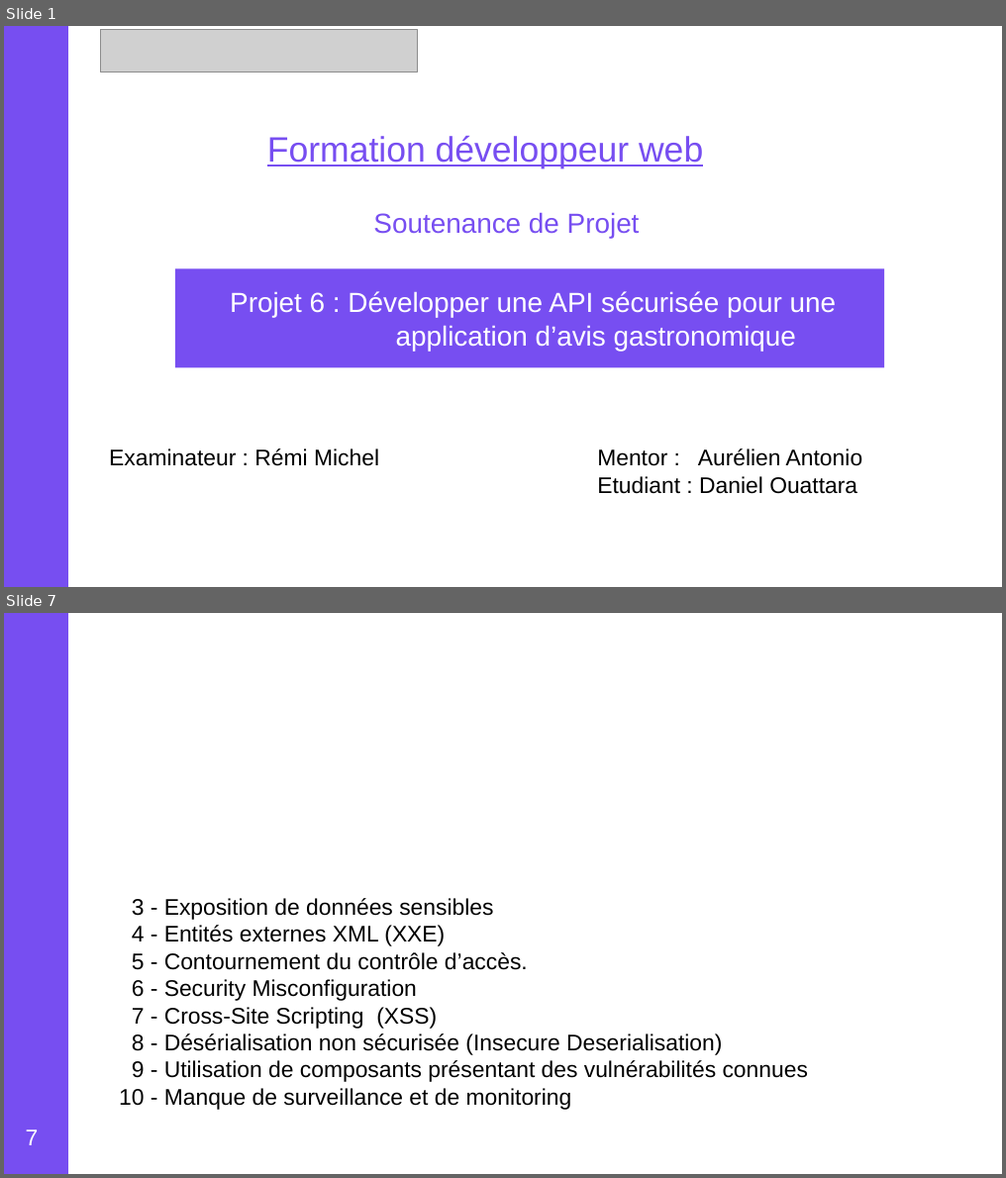
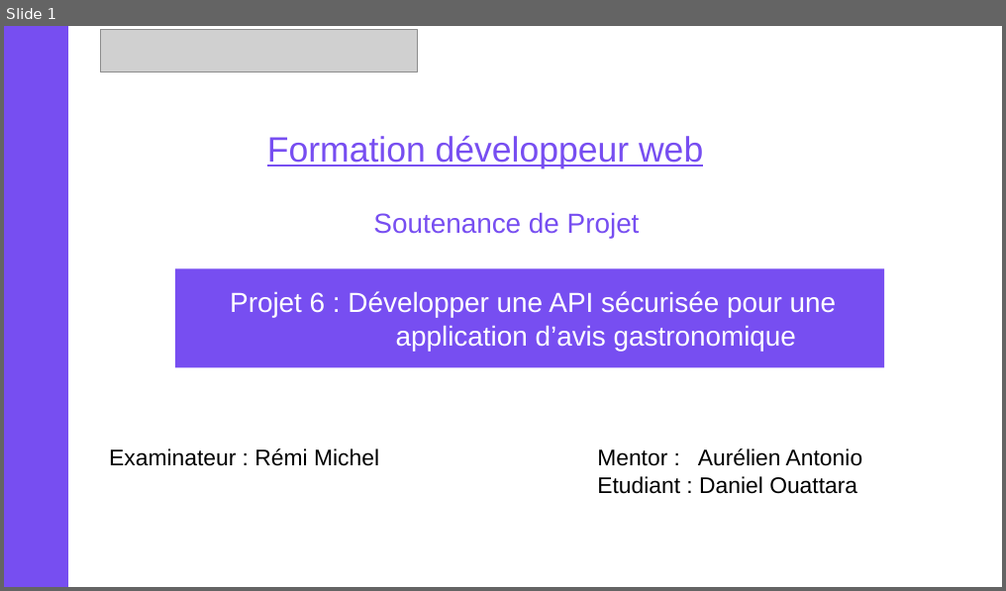
Before and after one commit to danielOuattara/Openclassroom_P6_15_01_2021, a slide deck: schema_global.odp. Shown one above the other, each under a label of ours: slides 1 and 7 before the commit, slide 1 after it; the slides between them are not shown. The pictures are 1006x1178 and 1006x591 pixels, drawn with LibreOffice and Linux fonts; fonts in the diff are those of the drawing; grey boxes stand for pictures. Boxes give left, top, right and bottom in pixels: in the first picture for what was removed or moved away, otherwise in the second. Text is boxed around its words. In the diff, an @@ line names an element or a change of style, - is before the commit and + after.

```diff
--- a/schema_global.odp
+++ b/schema_global.odp
@@ slide 7 removed at (4, 613, 1002, 1174), background #FFFFFF @@
@@ rectangle removed at (4, 613, 68, 1174) @@
@@ text removed at (119, 898, 808, 1110) @@
-3 - Exposition de données sensibles
-4 - Entités externes XML (XXE)
-5 - Contournement du contrôle d’accès.
-6 - Security Misconfiguration
-7 - Cross-Site Scripting (XSS)
-8 - Désérialisation non sécurisée (Insecure Deserialisation)
-9 - Utilisation de composants présentant des vulnérabilités connues
-10 - Manque de surveillance et de monitoring
@@ page number removed at (26, 1130, 39, 1146) @@
-7
```
Also in this commit, not shown: 6 slides changed, 5 slides added, 12 other slides removed, 7 other files.
